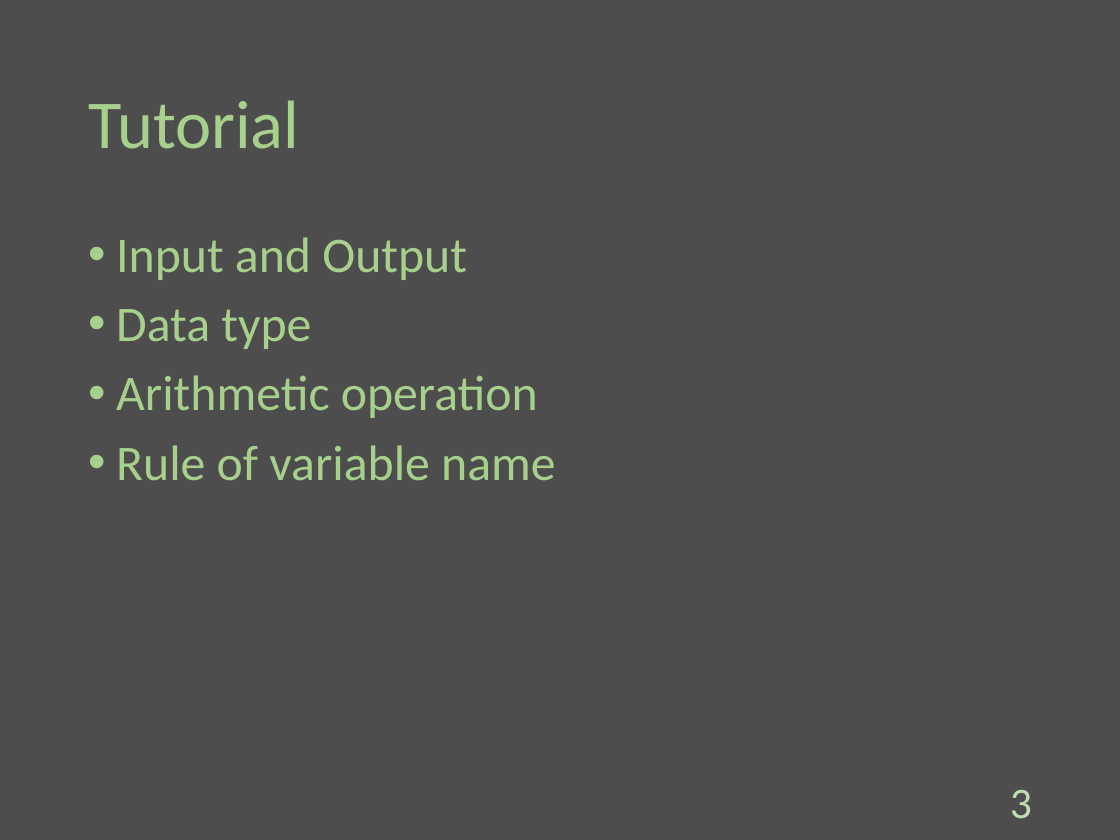
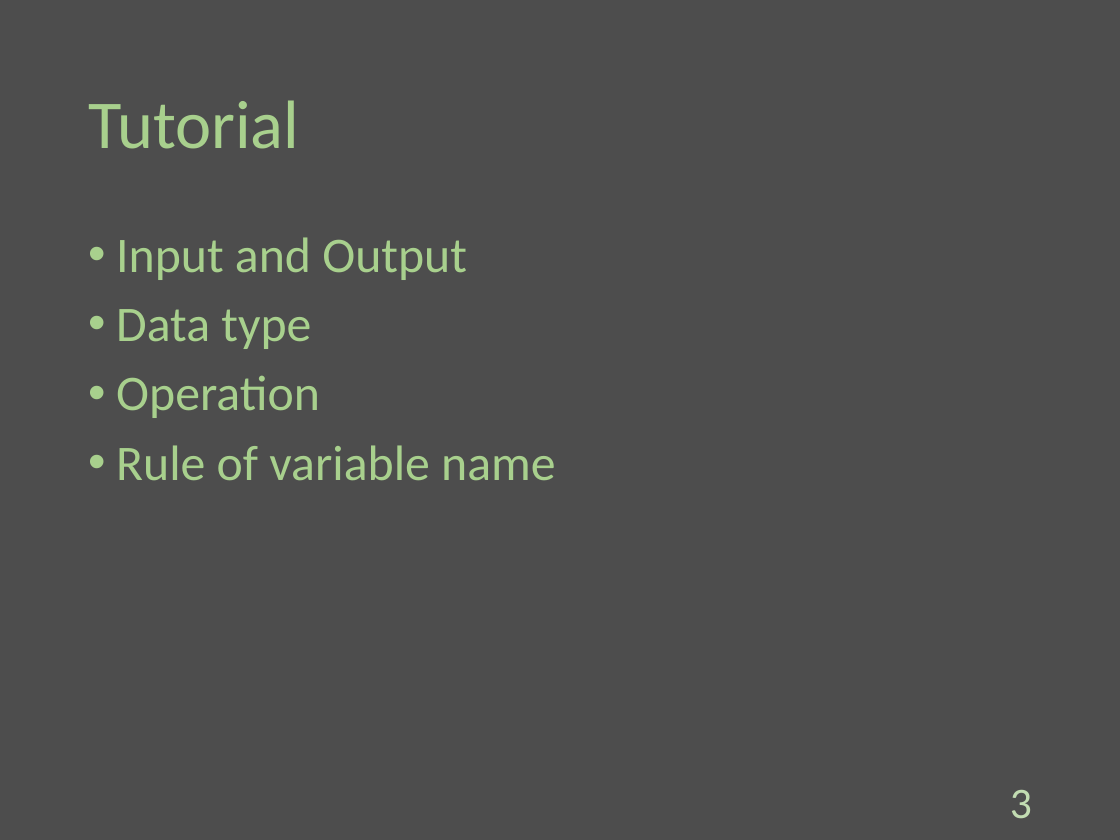
Before and after one commit to Melbeck777/program_seminar, a slide deck: slide 4 of ProgramSlide.pptx. Drawn at 1120x840 pixels with LibreOffice and Linux fonts; fonts in the diff are those of the drawing. Boxes give left, top, right and bottom in pixels: in the first picture for what was removed or moved away, otherwise in the second. Text is boxed around its words. In the diff, an @@ line names an element or a change of style, - is before the commit and + after.

Commit message:
[add]:Change 'Arithmetic operation' to 'Operation' and write operation

```diff
--- a/ProgramSlide.pptx
+++ b/ProgramSlide.pptx
@@ text at (116, 375, 320, 418): text changed @@
-• Arithmetic operation
+• Operation
```
Also in this commit, not shown: 4 slides added, 2 slides removed.
